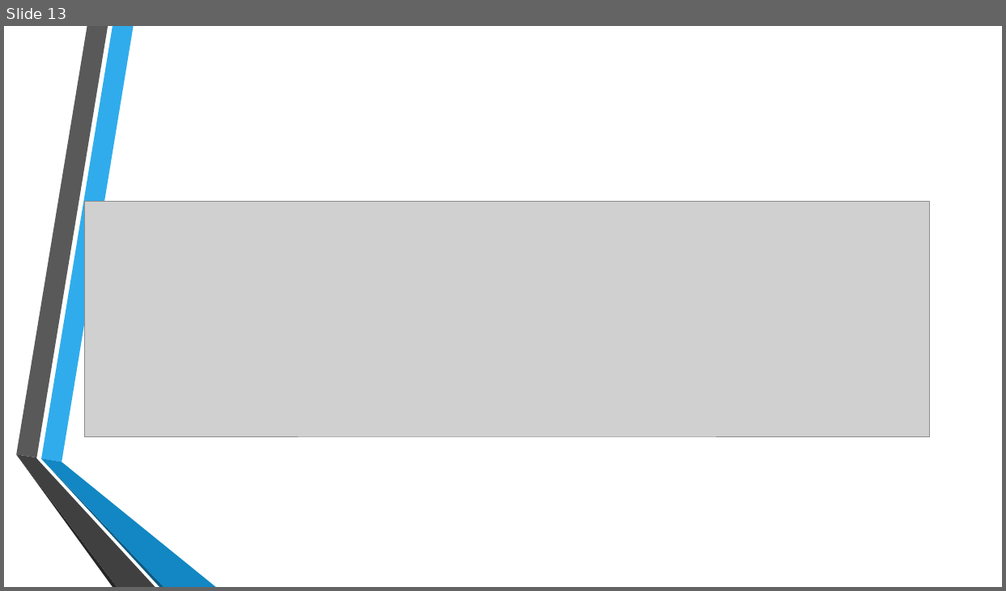
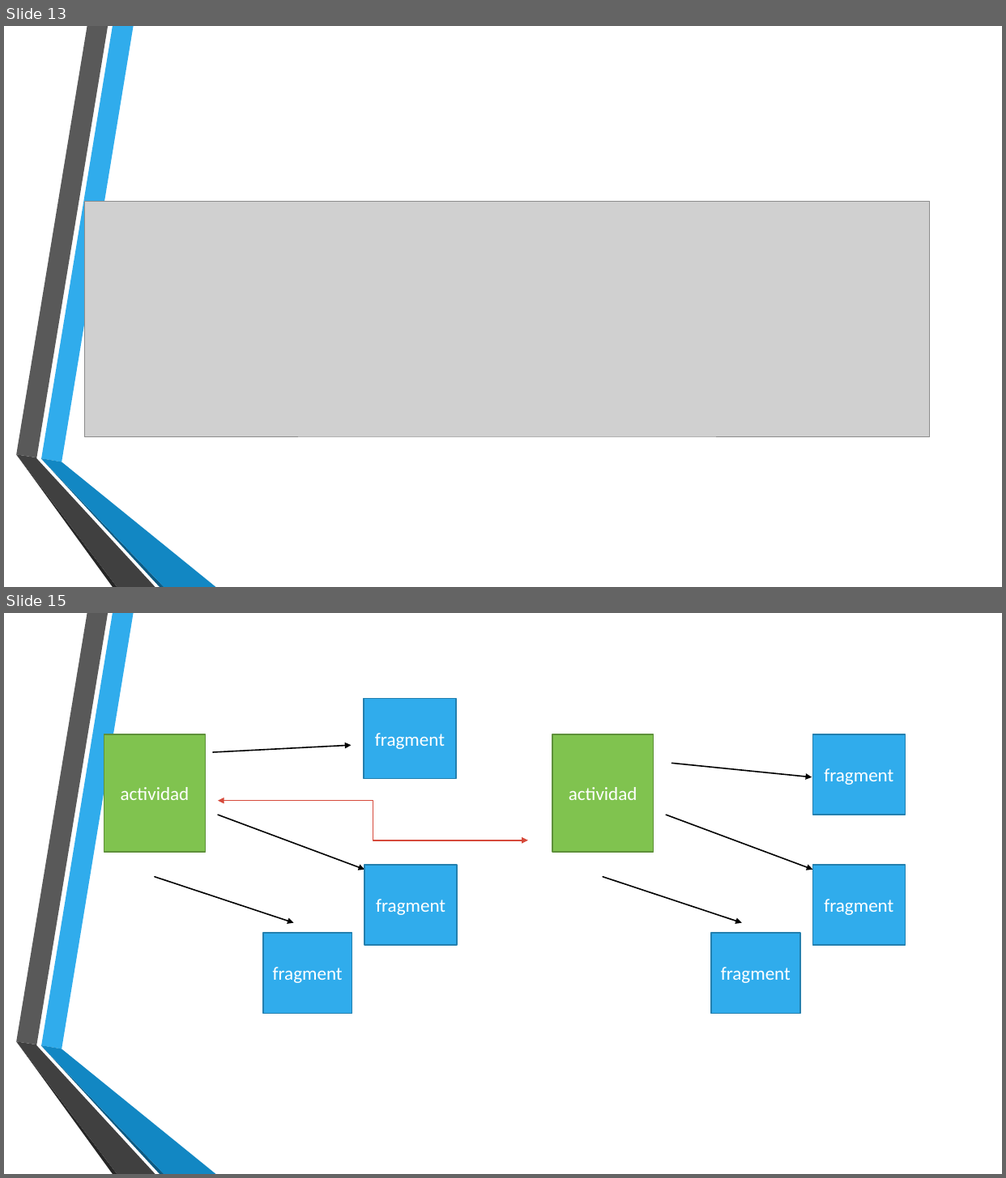
Before and after one commit to robbStarkTFG4/cursoAndroid, a slide deck: clase2/comunicacion.pptx. Shown one above the other, each under a label of ours: slide 13 before the commit, slides 13 and 15 after it; the slides between them are not shown. The pictures are 1006x591 and 1006x1178 pixels, drawn with LibreOffice and Linux fonts; fonts in the diff are those of the drawing; grey boxes stand for pictures; background and template pictures are left out. Boxes give left, top, right and bottom in pixels: in the first picture for what was removed or moved away, otherwise in the second. Text is boxed around its words. In the diff, an @@ line names an element or a change of style, - is before the commit and + after.

```diff
--- a/clase2/comunicacion.pptx
+++ b/clase2/comunicacion.pptx
@@ slide 15 added at [4, 613, 1002, 1174], background picture (left out); not listed: 6 template elements that a slide beside it also shows @@
@@ rectangle added at [364, 698, 456, 778], fill #30ACEC, outline #247FAF 1.25 pt, 18 pt, text #FFFFFF @@
+fragment
@@ rectangle added at [104, 735, 206, 852], fill #80C34F, outline #5F903A 1.25 pt, 18 pt, text #FFFFFF @@
+actividad
@@ arrow added from (213, 752) to (351, 746), #000000 1.25 pt @@
@@ rectangle added at [552, 735, 653, 852], fill #80C34F, outline #5F903A 1.25 pt, 18 pt, text #FFFFFF @@
+actividad
@@ rectangle added at [813, 735, 906, 815], fill #30ACEC, outline #247FAF 1.25 pt, 18 pt, text #FFFFFF @@
+fragment
@@ arrow added from (671, 764) to (812, 777), #000000 1.25 pt @@
@@ elbow double arrow added from (218, 801) to (528, 841), #D64A3B 1.25 pt @@
@@ arrow added from (218, 815) to (364, 870), #000000 1.25 pt @@
@@ arrow added from (666, 815) to (813, 870), #000000 1.25 pt @@
@@ arrow added from (155, 877) to (294, 923), #000000 1.25 pt @@
@@ rectangle added at [364, 865, 457, 945], fill #30ACEC, outline #247FAF 1.25 pt, 18 pt, text #FFFFFF @@
+fragment
@@ arrow added from (603, 877) to (742, 923), #000000 1.25 pt @@
@@ rectangle added at [813, 865, 906, 945], fill #30ACEC, outline #247FAF 1.25 pt, 18 pt, text #FFFFFF @@
+fragment
@@ rectangle added at [263, 934, 352, 1013], fill #30ACEC, outline #247FAF 1.25 pt, 18 pt, text #FFFFFF @@
+fragment
@@ rectangle added at [711, 934, 800, 1013], fill #30ACEC, outline #247FAF 1.25 pt, 18 pt, text #FFFFFF @@
+fragment
```
Also in this commit, not shown: 1 other slide added.
